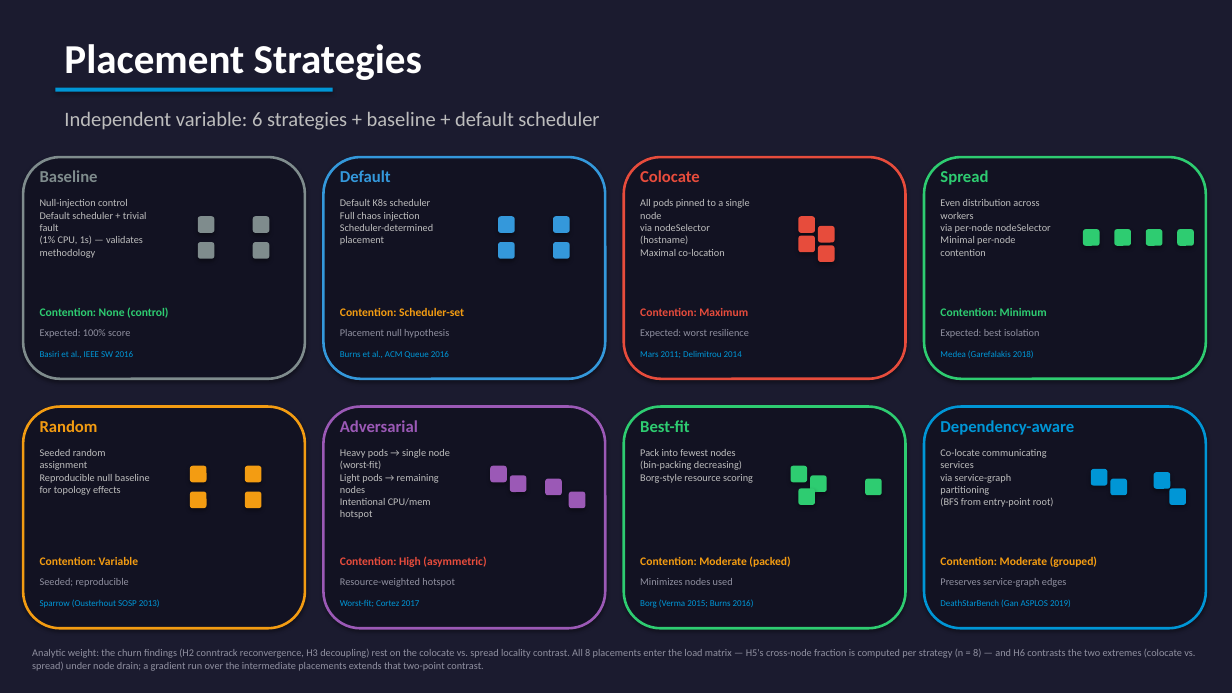
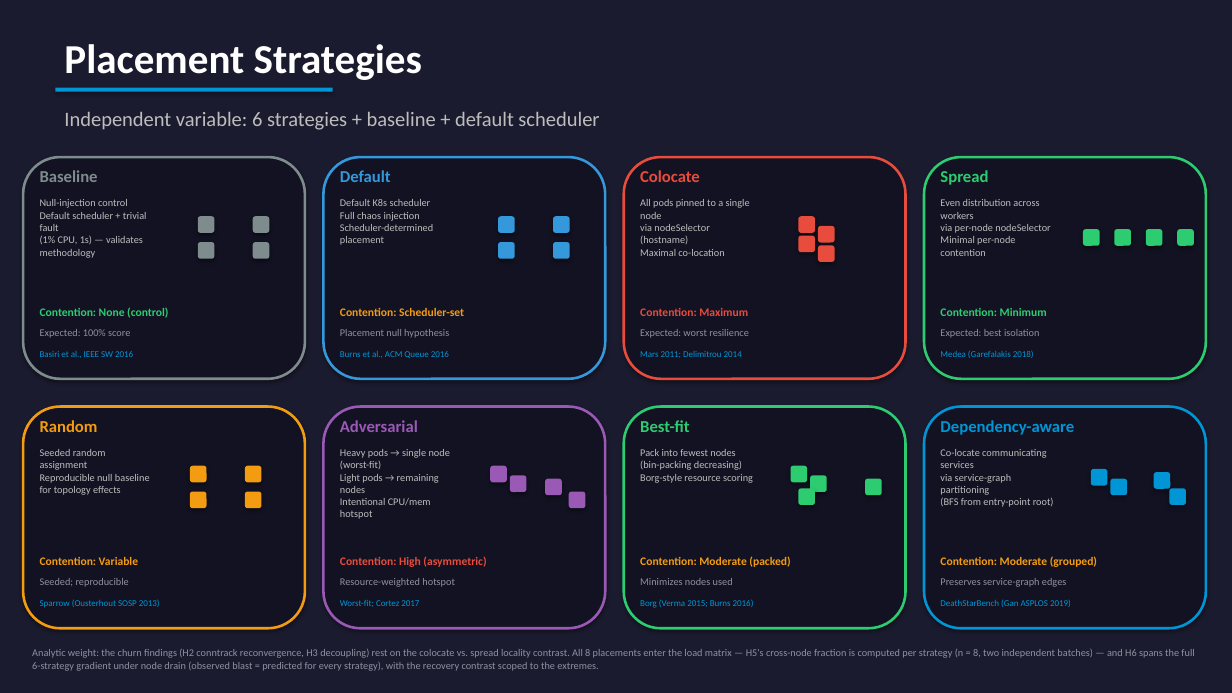
Before and after one commit to yhu02/uva-msc-thesis, a slide deck: slide 5 of ChaosProbe_Presentation.pptx. Drawn at 1232x693 pixels with LibreOffice and Linux fonts; fonts in the diff are those of the drawing. Boxes give left, top, right and bottom in pixels: in the first picture for what was removed or moved away, otherwise in the second. Text is boxed around its words. In the diff, an @@ line names an element or a change of style, - is before the commit and + after.

Commit message:
docs(presentation): sync deck to post-review claims (H5 separator, H2 probe correction, H6 gradient)

```diff
--- a/ChaosProbe_Presentation.pptx
+++ b/ChaosProbe_Presentation.pptx
@@ text at bbox=[32, 649, 1194, 671]: text changed @@
-Analytic weight: the churn findings (H2 conntrack reconvergence, H3 decoupling) rest on the colocate vs. spread locality contrast. All 8 placements enter the load matrix — H5's cross-node fraction is computed per strategy (n = 8) — and H6 contrasts the two extremes (colocate vs. spread) under node drain; a gradient run over the intermediate placements extends that two-point contrast.
+Analytic weight: the churn findings (H2 conntrack reconvergence, H3 decoupling) rest on the colocate vs. spread locality contrast. All 8 placements enter the load matrix — H5's cross-node fraction is computed per strategy (n = 8, two independent batches) — and H6 spans the full 6-strategy gradient under node drain (observed blast = predicted for every strategy), with the recovery contrast scoped to the extremes.
```
Also in this commit, not shown: 7 other slides changed, 2 other files.
